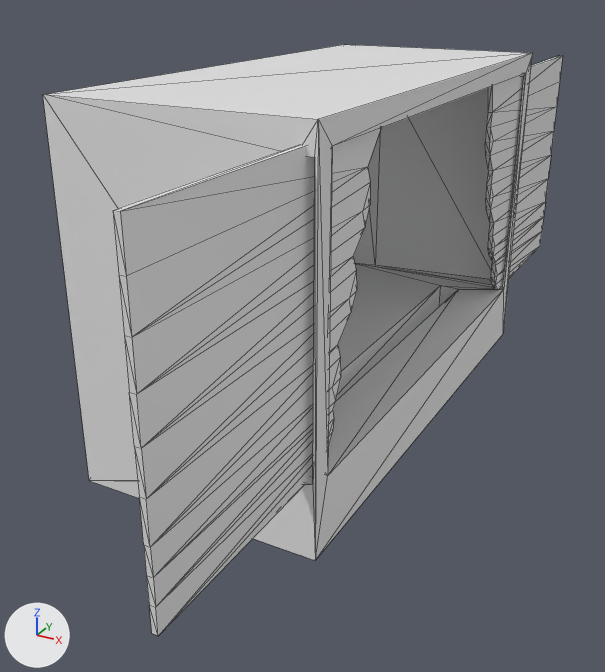
An edit to the glTF model assets/Models/Props/Stage.glb, drawn before and after from the same camera.
Rendered twice from a camera (50 mm lens) standing at (1.83, -4.28, 2.51) and looking at (-0.36, -0.29, 0.51). Lighting does not change. The marker at lower left points along +X, +Y and +Z. The picture after the commit comes second. Mesh edges are drawn as thin lines. Vertices at exactly the same position are counted once.
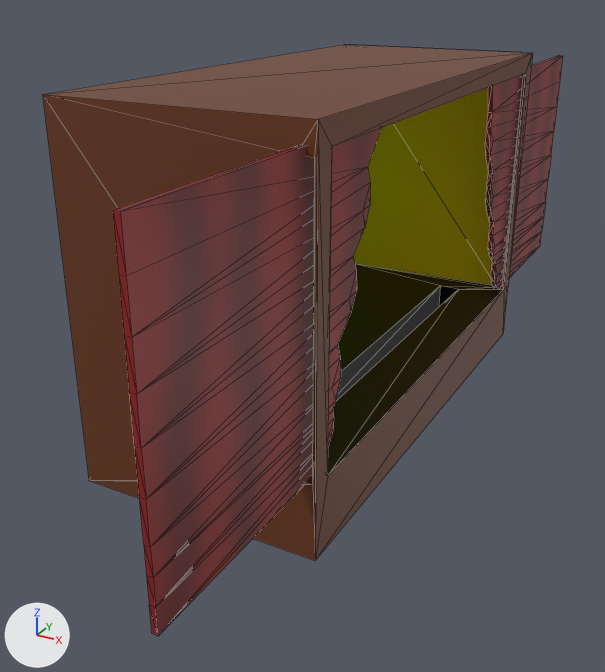
What changed in the scene script:
```text
Add img_curtain:
    img_curtain = load_image('Curtain', '_unpacked/Curtain', 800, 800, 'sRGB')
Add mat_curtains:
    mat_curtains = principled_material('Curtains')
    mat_curtains.texture = img_curtain
Add mat_slot:
    mat_slot = principled_material('Slot')
    mat_slot.base_color = (0.0, 0.0, 0.0)  # black #000000
Add mat_outerwalls:
    mat_outerwalls = principled_material('OuterWalls')
    mat_outerwalls.base_color = (0.145, 0.0381, 0.00896)  # brown #6a3718
Add mat_floor:
    mat_floor = principled_material('Floor')
    mat_floor.base_color = (0.0196, 0.00206, 0.0)  # black #260700
Add mat_back_wall:
    mat_back_wall = principled_material('Back Wall')
    mat_back_wall.base_color = (0.0261, 0.8, 0.0)  # green #2de700
Add mat_side_walls:
    mat_side_walls = principled_material('Side Walls')
    mat_side_walls.base_color = (0.801, 0.546, 0.0)  # yellow #e7c300
Change me_cube:
    used by ob_cube; location = (0.0, 0.0, 0.0)
    remove me_cube.from_pydata(...)  # 40 vertices, 84 faces; spans x -1.0..0.37, y -1.5..1.5, z 0.0..2.0
    add me_cube.from_pydata(...)  # 44 vertices, 83 faces; spans x -1.0..0.37, y -1.5..1.5, z 0.0..2.0
    me_cube part 1
    6 vertices are removed from x -0.65..0.35, y 1.38..1.5, z 0.41..1.86
    26 faces are deleted
    10 vertices are added at x 0.28..0.37, y 1.38..1.5, z 0.0..2.0
    6 new faces join them, mat_floor (black #260700)
    2 new faces join them, mat_side_walls (yellow #e7c300)
    17 new faces join them, mat_outerwalls (brown #6a3718)
    me_cube part 2: 8 faces spanning x -0.85..0.37, y -1.38..1.38, z 0.39..0.41 switch from no material to mat_floor (black #260700)
    me_cube part 3: 36 faces spanning x -1.0..0.37, y -1.5..1.5, z 0.0..2.0 switch from no material to mat_outerwalls (brown #6a3718)
    me_cube part 4: 8 faces spanning x -0.06..0.08, y -1.23..1.23, z 0.21..0.39 switch from no material to mat_slot (black #000000)
    add me_cube.materials.append(mat_back_wall)  # green #2de700
    add me_cube.materials.append(mat_side_walls)  # yellow #e7c300
Change me_plane:
    where me_plane.from_pydata(...)  # 64 vertices, 124 faces; spans x 0.0..0.03, y -1.4..0.39, z 0.4..1.9
    add me_plane.materials.append(mat_curtains)  # picture img_curtain
Change me_plane_001:
    where me_plane_001.from_pydata(...)  # 64 vertices, 124 faces; spans x 0.0..0.03, y -0.38..1.4, z 0.4..1.9
    add me_plane_001.materials.append(mat_curtains)  # picture img_curtain
```

Changed parts and their boxes (x1, y1, x2, y2) in the pictures (605 x 672 px; the box of a moved part takes in the faces that stretch with it):
'Plane', recoloured (white to brown)
    both: (113, 128, 381, 635)
'Plane.001', recoloured (white to brown)
    both: (485, 56, 563, 290)
part 1 of me_cube, moved or reshaped
    both: (353, 53, 533, 332)
part 2 of me_cube, recoloured (white to black)
    both: (328, 264, 504, 475)
part 3 of me_cube, recoloured (white to brown)
    both: (43, 45, 532, 560)
part 4 of me_cube, recoloured (white to black)
    both: (336, 286, 458, 401)
